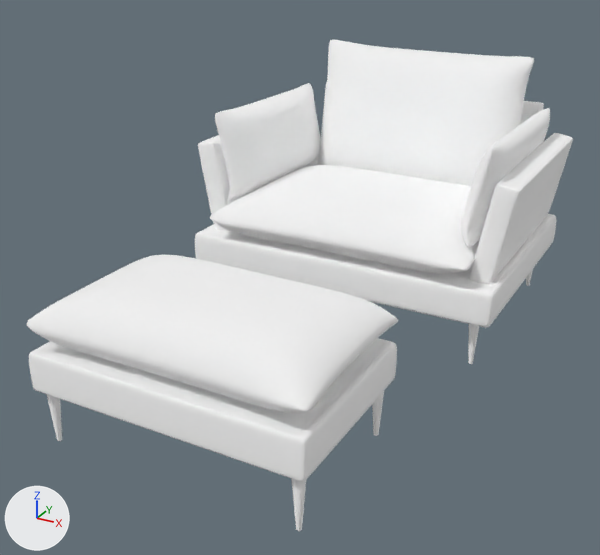
The glTF model kf/modelos/paturi-poltrona-puff.glb, before and after one commit.
Both versions are drawn from a camera (50 mm lens) standing at (1.093, -2.158, 1.286) and looking at (-0.032, -0.112, 0.263). Every picture has the same lights, and +X, +Y and +Z are marked at lower left. The first picture is the older version.

The first picture shows 'ACO ', 'TECIDO '.
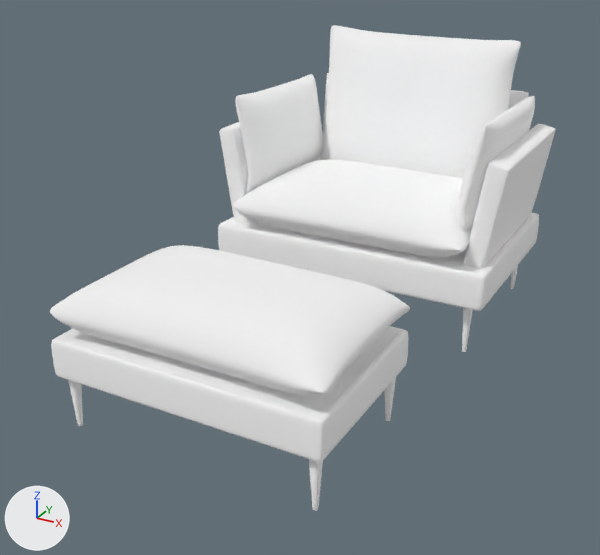
What changed in the scene script:
```text
Change me_tecido:
    used by ob_tecido; location = (0.0, 0.0, 0.502); scale = (0.875, 0.875, 0.875)
    remove me_tecido.from_pydata(...)  # 29996 vertices, 59952 faces; spans x -0.63..0.63, y -1.0..1.0, z -0.39..0.39
    add me_tecido.from_pydata(...)  # 29996 vertices, 59952 faces; spans x -0.63..0.63, y -1.0..1.0, z -0.47..0.47
    me_tecido part 1: the loose piece of 5474 vertices spanning x -0.6..0.6, y 0.03..0.95, z -0.39..-0.26 is scaled about its middle by (1, 0.9, 1.18), then moved by (0.0, 0.05, -0.05)
    me_tecido part 2: the loose piece of 5474 vertices spanning x -0.46..0.46, y -1.0..-0.42, z -0.39..-0.26 is scaled about its middle by 1.1, then moved by (0.0, 0.03, -0.07)
    me_tecido part 3: the loose piece of 2714 vertices spanning x -0.51..0.52, y 0.0..0.75, z -0.26..-0.07 is scaled about its middle by (1, 0.9, 1.18), then moved by (0.0, 0.06, -0.02)
    me_tecido part 4: the loose piece of 2714 vertices spanning x -0.45..0.46, y -1.0..-0.42, z -0.26..-0.07 is scaled about its middle by 1.1, then moved by (0.0, 0.03, -0.05)
    me_tecido part 5: the loose piece of 2714 vertices spanning x -0.44..0.45, y 0.69..0.93, z -0.21..0.39 is scaled about its middle by (1, 0.9, 1.18), then moved by (0.0, 0.02, 0.02)
    me_tecido part 6: the loose piece of 2714 vertices spanning x -0.56..-0.42, y 0.1..0.87, z -0.15..0.21 is scaled about its middle by (1, 0.9, 1.18), then moved by (0.0, 0.05, 0.01)
    me_tecido part 7: the loose piece of 2714 vertices spanning x 0.42..0.56, y 0.1..0.87, z -0.15..0.21 is scaled about its middle by (1, 0.9, 1.18), then moved by (0.0, 0.05, 0.01)
    me_tecido part 8: the loose piece of 2018 vertices spanning x -0.48..0.48, y 0.84..1.0, z -0.28..0.2 is scaled about its middle by (1, 0.9, 1.18), then moved by (0.0, 0.01, 0.0)
    me_tecido part 9: the loose piece of 1730 vertices spanning x 0.49..0.63, y 0.12..0.92, z -0.28..0.09 is scaled about its middle by (1, 0.9, 1.18), then moved by (0.0, 0.05, -0.01)
    me_tecido part 10: the loose piece of 1730 vertices spanning x -0.63..-0.49, y 0.12..0.92, z -0.28..0.09 is scaled about its middle by (1, 0.9, 1.18), then moved by (0.0, 0.05, -0.01)
Change me_aco:
    used by ob_aco; location = (0.0, -0.035, 0.08); scale = (0.82, 0.82, 0.82)
    remove me_aco.from_pydata(...)  # 576 vertices, 1120 faces; spans x -0.59..0.59, y -1.0..1.0, z -0.1..0.1
    add me_aco.from_pydata(...)  # 576 vertices, 1120 faces; spans x -0.59..0.59, y -1.0..1.0, z -0.11..0.11
    me_aco part 11: the loose piece of 72 vertices spanning x 0.54..0.59, y 0.13..0.17, z -0.1..0.1 is scaled about its middle by (0.996, 0.897, 1.17), then moved by (0.0, 0.09, 0.0)
    me_aco part 12: the loose piece of 72 vertices spanning x 0.42..0.47, y -1.0..-0.96, z -0.1..0.1 is moved by (0.04, 0.0, -0.01)
    me_aco part 13: the loose piece of 72 vertices spanning x 0.54..0.59, y 0.96..1.0, z -0.1..0.1 is scaled about its middle by (0.996, 0.896, 1.17)
    me_aco part 14: the loose piece of 72 vertices spanning x 0.42..0.47, y -0.48..-0.43, z -0.1..0.1 is moved by (0.04, 0.05, -0.01)
    me_aco part 15: the loose piece of 72 vertices spanning x -0.47..-0.42, y -1.0..-0.96, z -0.1..0.1 is moved by (-0.04, 0.0, -0.01)
    other edits to the shape of me_aco do not show in these pictures
Change ob_tecido:
    ob_tecido.location: (0.0, 0.0, 0.502) -> (0.0, 0.0, 0.532)
    ob_tecido.scale: (0.875, 0.875, 0.875) -> (0.795, 0.795, 0.795)
Change ob_aco:
    ob_aco.location: (0.0, -0.035, 0.08) -> (0.0, -0.027, 0.086)
    ob_aco.scale: (0.82, 0.82, 0.82) -> (0.748, 0.748, 0.748)
```

Location of each change, (x1, y1, x2, y2) in pixels of the pictures (600 x 555 px; the box of a moved part takes in the faces that stretch with it):
'TECIDO ', reshaped, moved, rescaled (7% narrower): before (27, 40, 573, 482); after (50, 25, 555, 462)
'ACO ', reshaped, moved, rescaled (7% narrower, 6% shorter): before (47, 269, 533, 531); after (68, 265, 518, 511)
part 1 of me_tecido, moved or reshaped: before (195, 214, 556, 327); after (218, 212, 539, 311)
part 2 of me_tecido, moved or reshaped: before (29, 338, 397, 482); after (51, 326, 408, 462)
part 3 of me_tecido, moved or reshaped: before (210, 165, 480, 273); after (232, 160, 473, 257)
part 4 of me_tecido, moved or reshaped: before (27, 255, 398, 413); after (50, 245, 410, 395)
part 5 of me_tecido, moved or reshaped: before (317, 40, 534, 186); after (321, 25, 521, 179)
part 6 of me_tecido, moved or reshaped: before (215, 83, 321, 203); after (235, 74, 323, 192)
part 7 of me_tecido, moved or reshaped: before (461, 108, 550, 247); after (456, 96, 535, 230)
part 8 of me_tecido, moved or reshaped (mostly hidden): before (321, 82, 544, 137); after (320, 73, 529, 160)
part 9 of me_tecido, moved or reshaped: before (469, 133, 573, 284); after (464, 124, 555, 269)
part 10 of me_tecido, moved or reshaped: before (198, 135, 319, 231); after (219, 122, 321, 223)
part 11 of me_aco, moved or reshaped: before (468, 324, 479, 364); after (462, 308, 473, 352)
part 12 of me_aco, moved or reshaped: before (292, 479, 306, 531); after (309, 459, 323, 511)
part 13 of me_aco, moved or reshaped: before (526, 269, 533, 286); after (511, 265, 518, 289)
part 14 of me_aco, moved or reshaped: before (372, 391, 384, 436); after (384, 377, 396, 421)
part 15 of me_aco, moved or reshaped: before (47, 395, 62, 441); after (68, 380, 83, 426)
